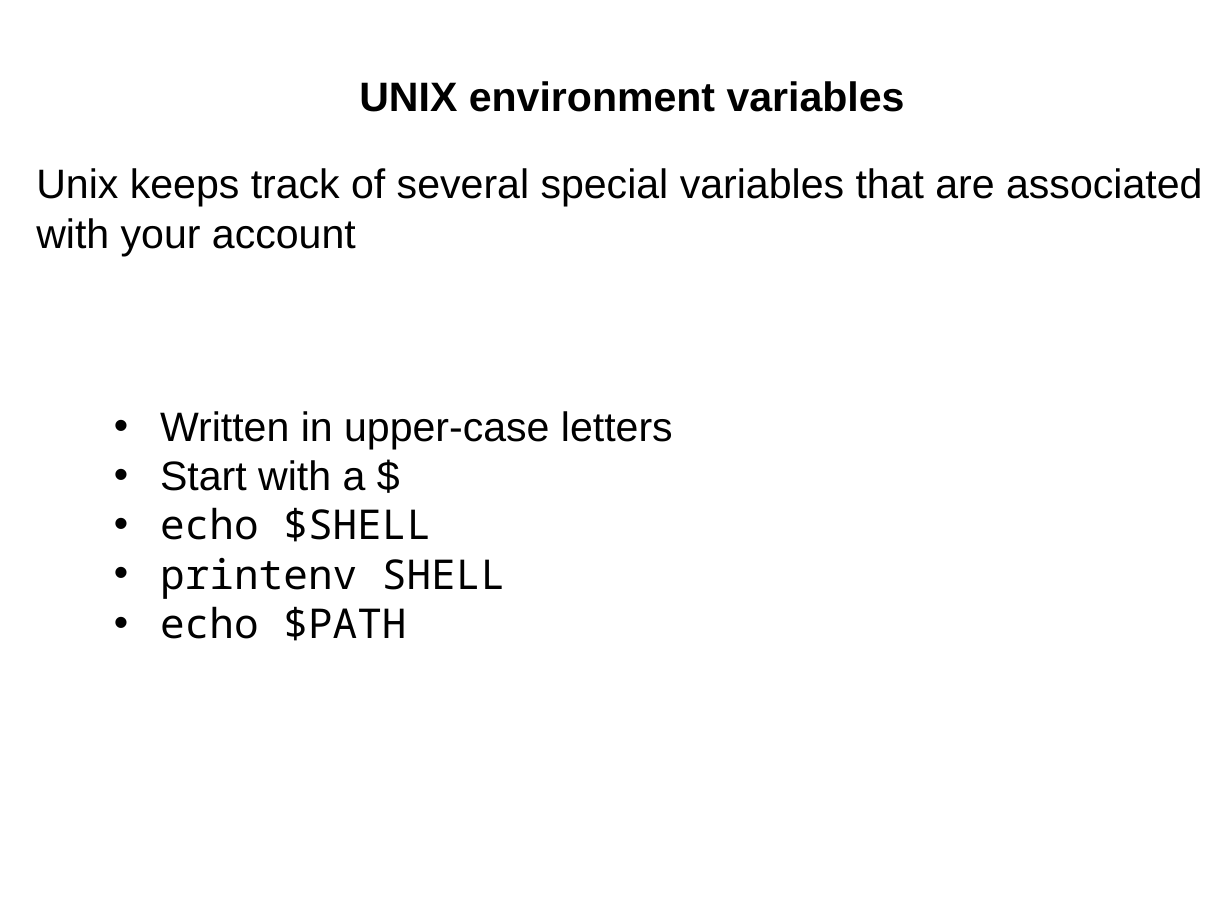
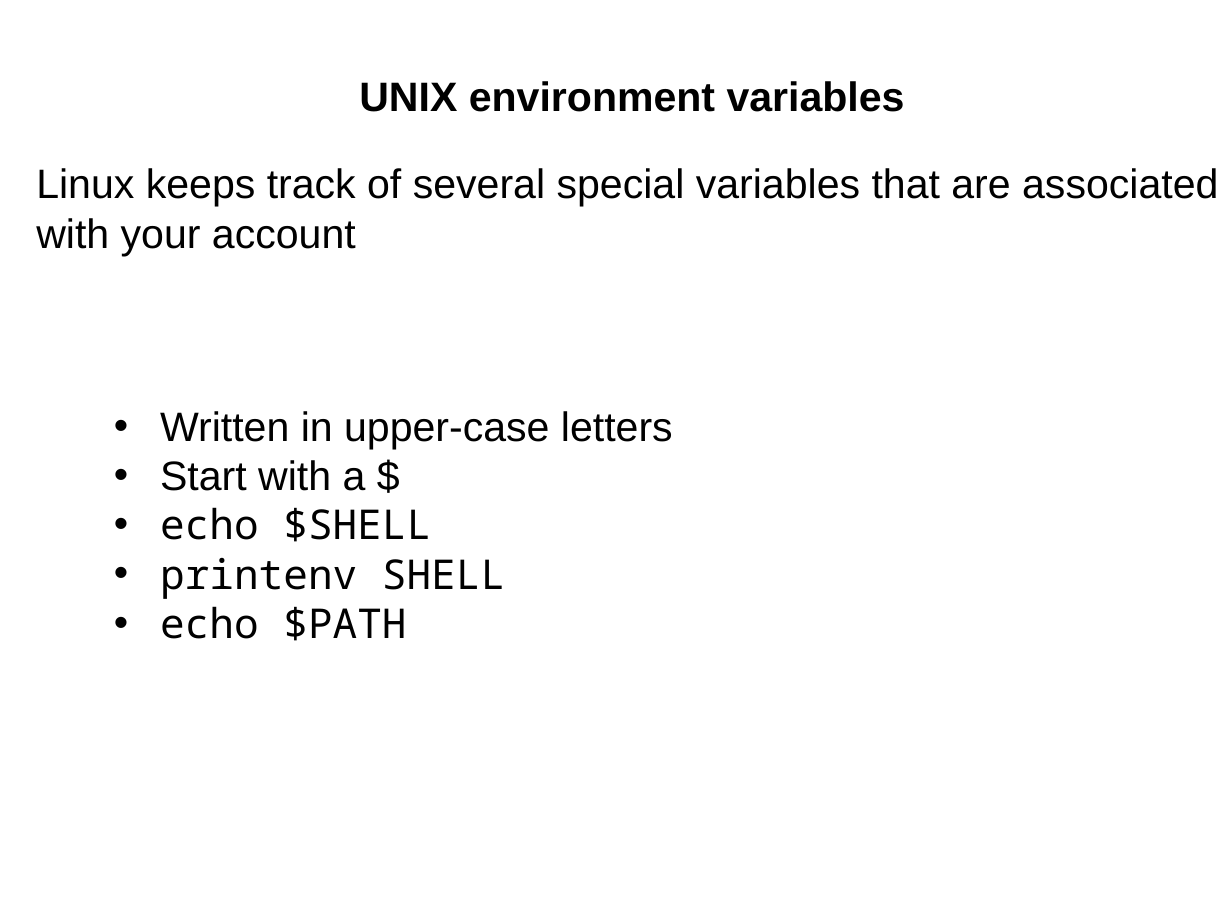
Before and after one commit to aidanbudd/ppisnd, a slide deck: slide 49 of trainingMaterial/allegraVia/linux_command_line/Unix-Theory-EMBO-Budapest.ppt (slide 48 before the commit). Drawn at 1232x924 pixels with LibreOffice and Linux fonts; fonts in the diff are those of the drawing. Boxes give left, top, right and bottom in pixels: in the first picture for what was removed or moved away, otherwise in the second. Text is boxed around its words. In the diff, an @@ line names an element or a change of style, - is before the commit and + after.

Commit message:
minor changes to Linux ppt

```diff
--- a/trainingMaterial/allegraVia/linux_command_line/Unix-Theory-EMBO-Budapest.ppt
+++ b/trainingMaterial/allegraVia/linux_command_line/Unix-Theory-EMBO-Budapest.ppt
@@ text at (36, 168, 1218, 256): text changed @@
-Unix keeps track of several special variables that are associated with your account
+Linux keeps track of several special variables that are associated with your account
```
Also in this commit, not shown: 5 other slides changed, 2 slides added.
